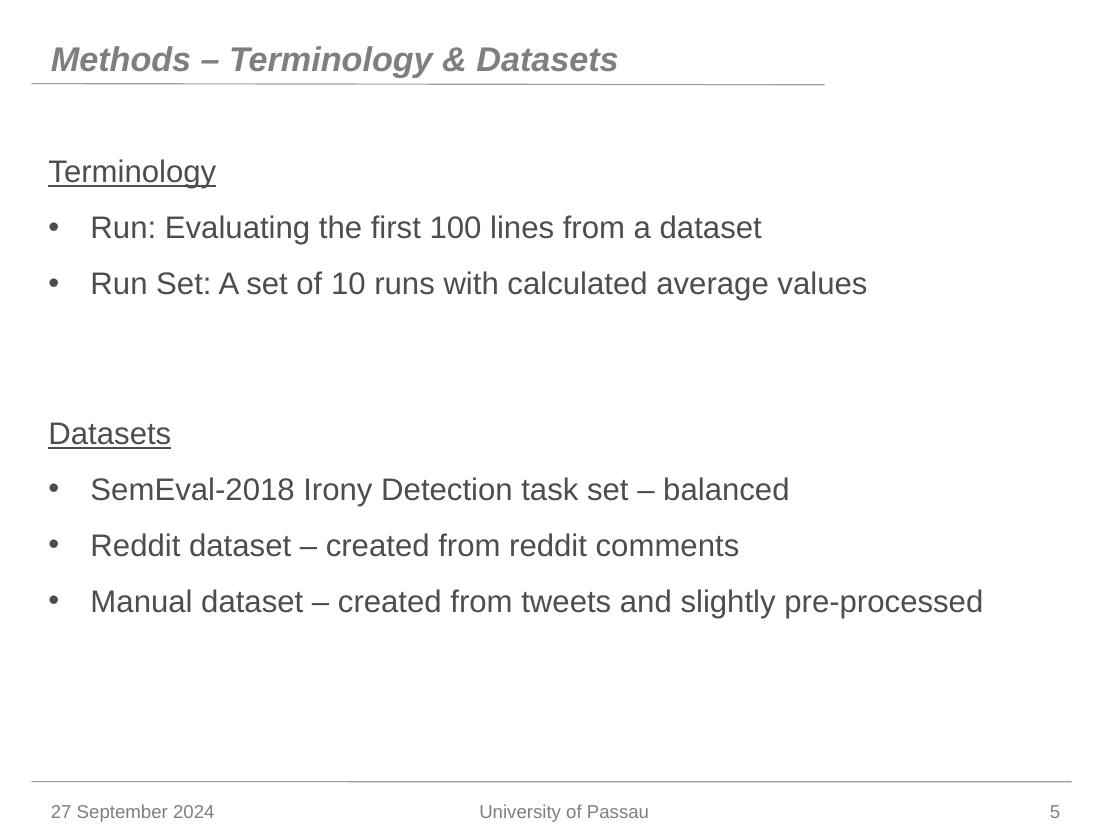
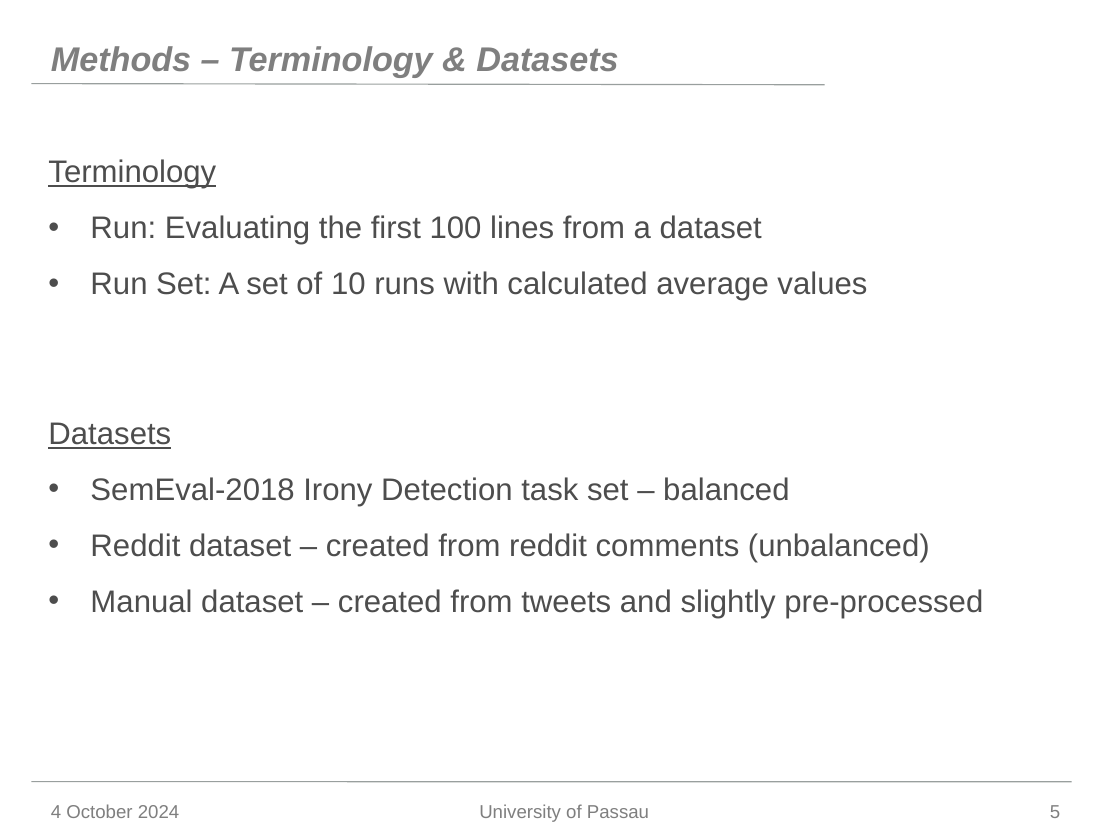
Before and after one commit to Jonas-Barth/bachelor, a slide deck: slide 5 of Writing/Präsentation.pptx. Drawn at 1120x840 pixels with LibreOffice and Linux fonts; fonts in the diff are those of the drawing; background and template pictures are left out. Boxes give left, top, right and bottom in pixels: in the first picture for what was removed or moved away, otherwise in the second. Text is boxed around its words. In the diff, an @@ line names an element or a change of style, - is before the commit and + after.

```diff
--- a/Writing/Präsentation.pptx
+++ b/Writing/Präsentation.pptx
@@ text at box(90, 533, 930, 562): text changed @@
-• Reddit dataset – created from reddit comments
+• Reddit dataset – created from reddit comments (unbalanced)
@@ text at box(51, 804, 179, 818): text changed @@
-27 September 2024
+4 October 2024
```
Also in this commit, not shown: 7 other slides changed, 12 slides added, 2 slides removed.
